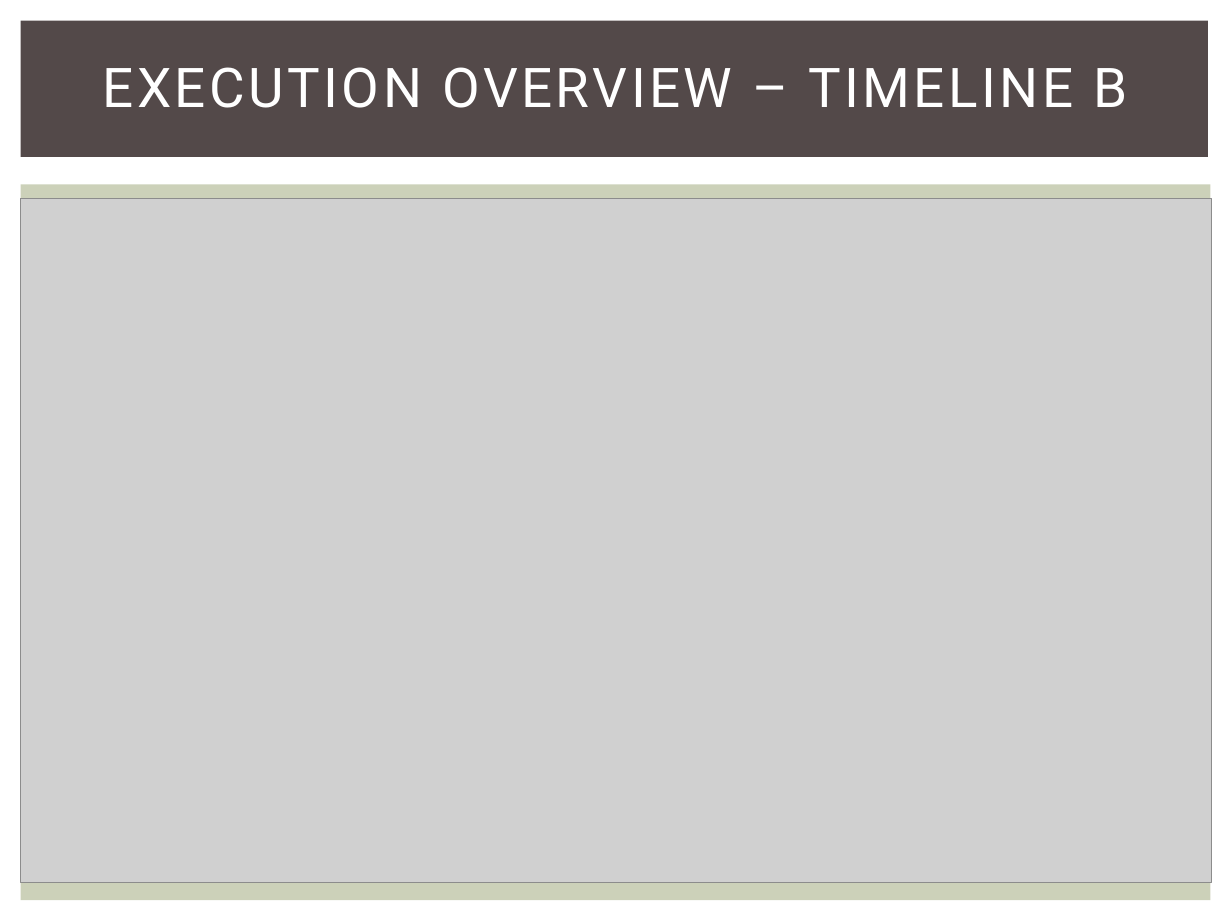
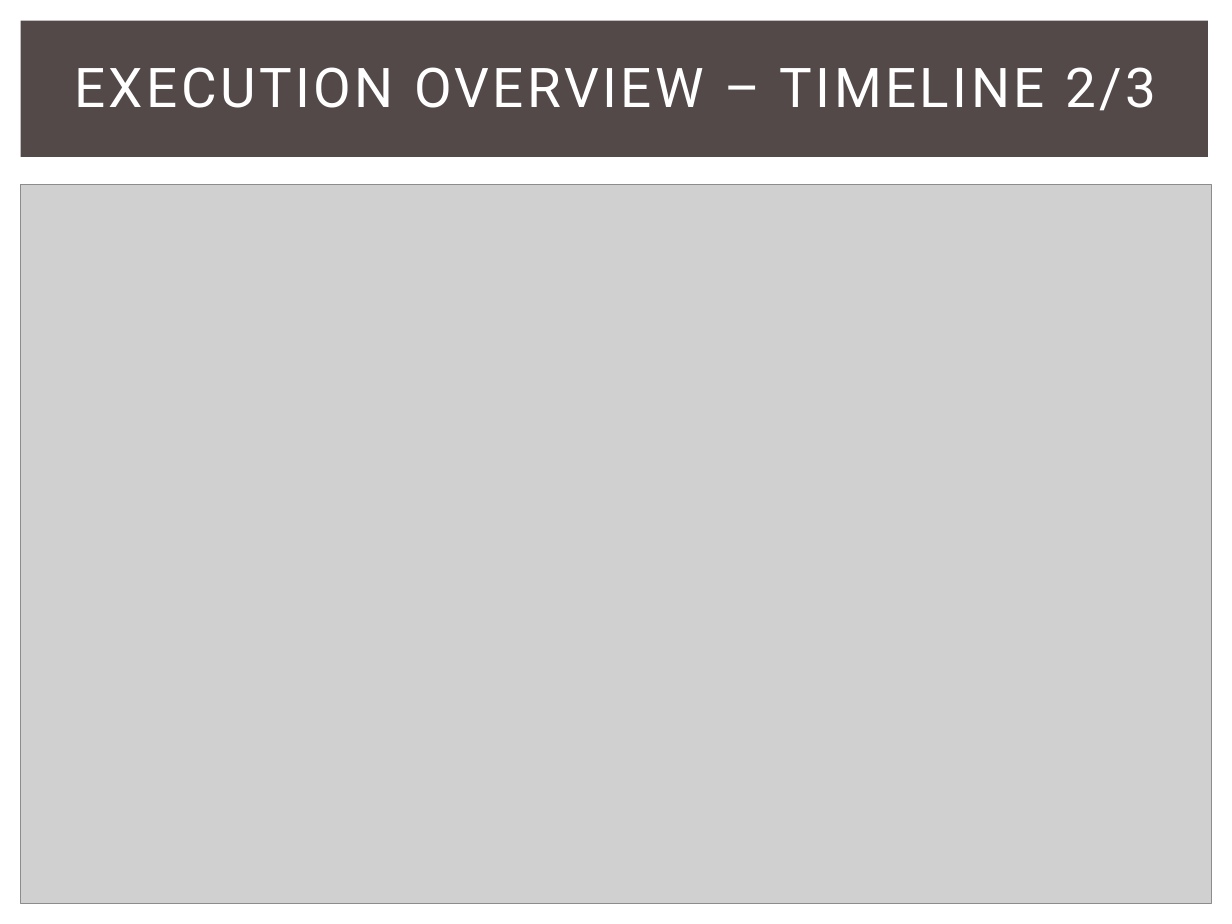
Before and after one commit to snowpuppy/augreality, a slide deck: slide 15 of doc/AugRealityMidReview.pptx (slide 13 before the commit). Drawn at 1232x924 pixels with LibreOffice and Linux fonts; fonts in the diff are those of the drawing; grey boxes stand for pictures. Boxes give left, top, right and bottom in pixels: in the first picture for what was removed or moved away, otherwise in the second. Text is boxed around its words. In the diff, an @@ line names an element or a change of style, - is before the commit and + after.

Commit message:
Timeline slides updated to be readable. Budget slides updated to fill in missing info and to remove old info. Steven's modifications to performance metrics added back in.

```diff
--- a/doc/AugRealityMidReview.pptx
+++ b/doc/AugRealityMidReview.pptx
@@ title at bbox=[74, 67, 1156, 111]: text changed @@
-EXECUTION OVERVIEW – TIMELINE B
+EXECUTION OVERVIEW – TIMELINE 2/3
@@ picture: place and size @@
-picture at bbox=[21, 198, 1212, 883]
+picture at bbox=[21, 185, 1212, 903]
```
Also in this commit, not shown: 2 other slides changed, 4 slides added, 1 slide removed.
